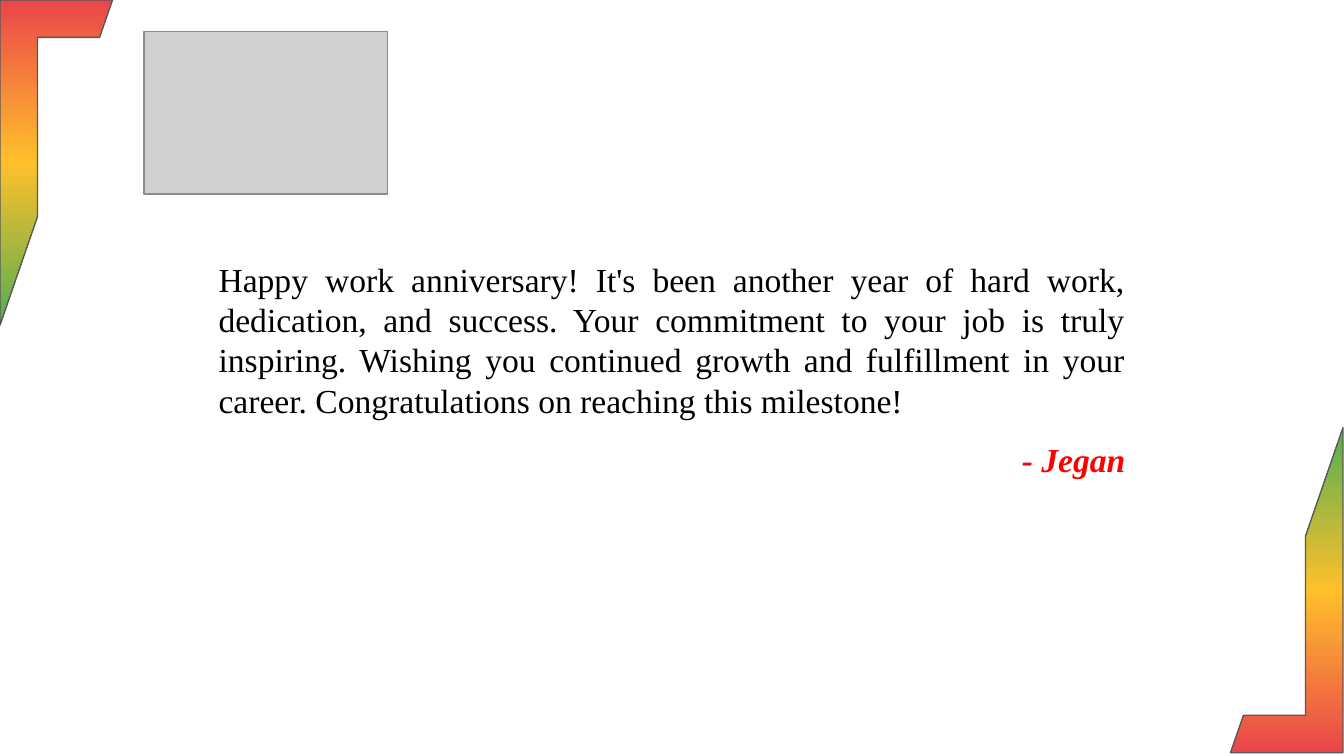
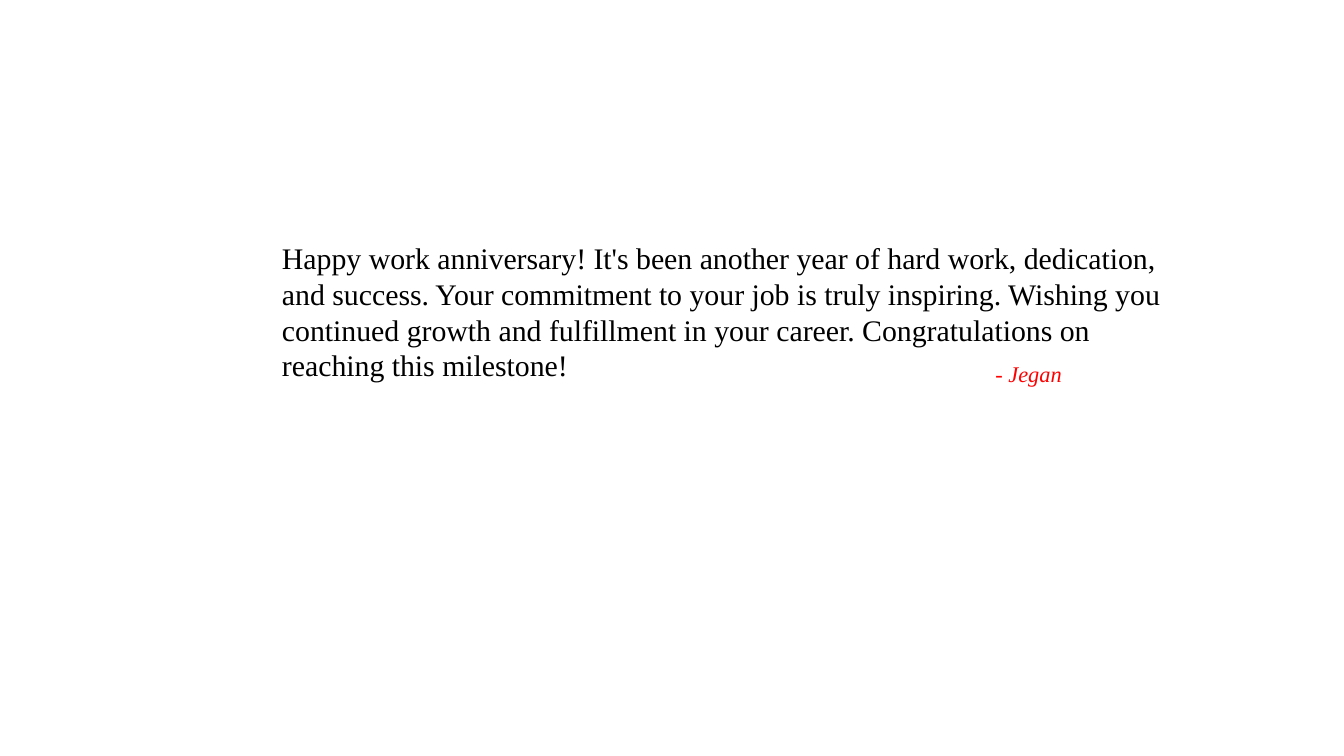
Before and after one commit to Harisudhan23/HR-automation-UI, a slide deck: slide 2 of media/Final_Anniversary_Presentation.pptx. Drawn at 1344x756 pixels with LibreOffice and Linux fonts; fonts in the diff are those of the drawing; grey boxes stand for pictures; background and template pictures are left out. Boxes give left, top, right and bottom in pixels: in the first picture for what was removed or moved away, otherwise in the second. Text is boxed around its words. In the diff, an @@ line names an element or a change of style, - is before the commit and + after.

```diff
--- a/media/Final_Anniversary_Presentation.pptx
+++ b/media/Final_Anniversary_Presentation.pptx
@@ half frame removed at [0, 0, 113, 325] @@
@@ picture removed at [144, 31, 388, 194] @@
@@ text "Happy work anniversary! It's been ...": place and size @@
-text "Happy work anniversary! It's been ..." at [219, 268, 1125, 419]
+text "Happy work anniversary! It's been ..." at [282, 248, 1160, 346]
@@ text "Happy work anniversary! It's been ..." at [282, 248, 1160, 346]: size 18 to 16 pt; alignment justified to left @@
@@ text "- Jegan": place and size @@
-text "- Jegan" at [1041, 450, 1125, 478]
+text "- Jegan" at [1008, 367, 1061, 387]
@@ text "- Jegan" at [1008, 367, 1061, 387]: size 18 to 12 pt, bold off @@
@@ half frame removed at [1231, 427, 1344, 753] @@
```
Also in this commit, not shown: 8 other slides changed, 1 slide added, 3 slides removed, 4 other files.
